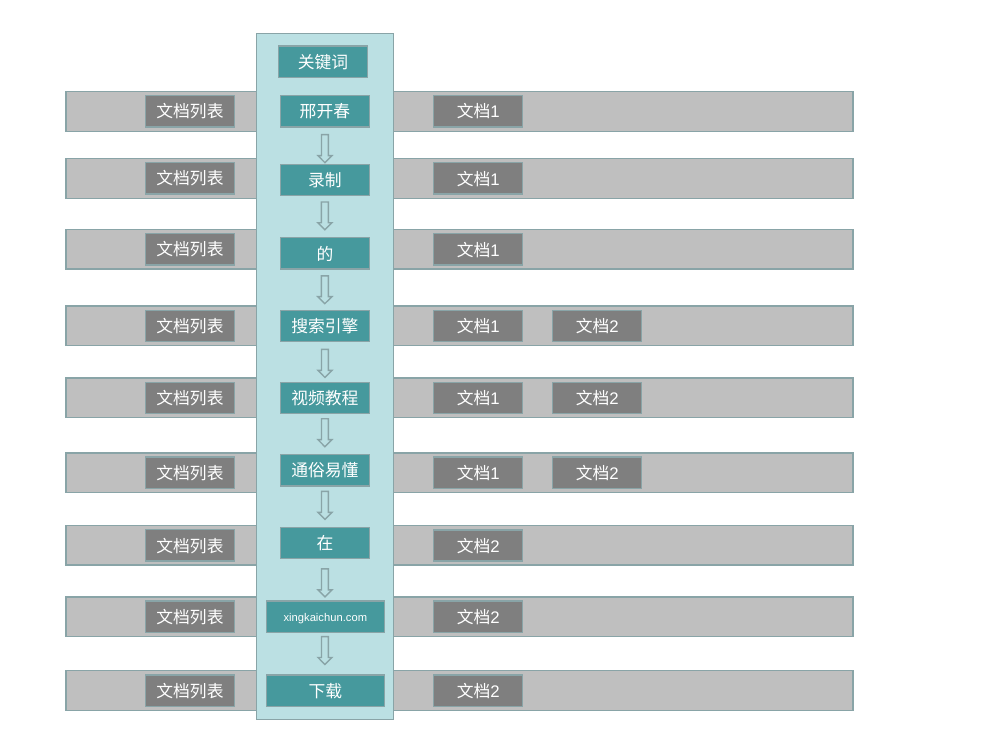
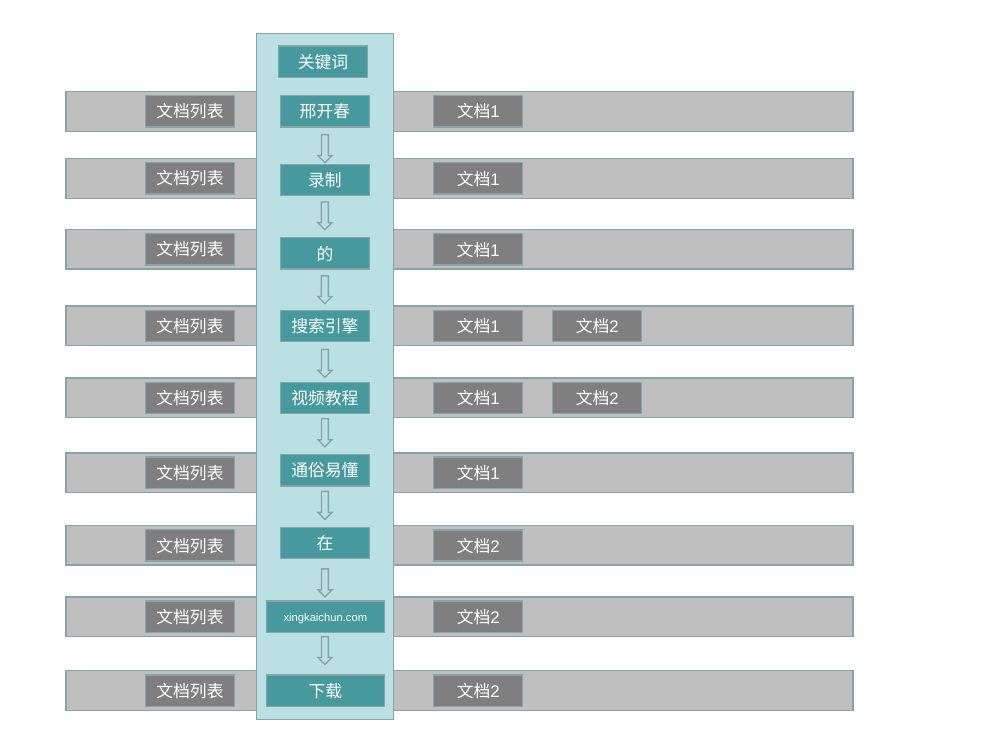
Before and after one commit to xingkaichun/information-manager-system, a slide deck: slide 3 of resources/lucene教程.ppt. Drawn at 1008x756 pixels with LibreOffice and Linux fonts; fonts in the diff are those of the drawing. Boxes give left, top, right and bottom in pixels: in the first picture for what was removed or moved away, otherwise in the second. Text is boxed around its words. In the diff, an @@ line names an element or a change of style, - is before the commit and + after.

```diff
--- a/resources/lucene教程.ppt
+++ b/resources/lucene教程.ppt
@@ rectangle removed at [552, 457, 641, 488] @@
-文档2
```
Also in this commit, not shown: 2 other slides changed, 2 other files.
